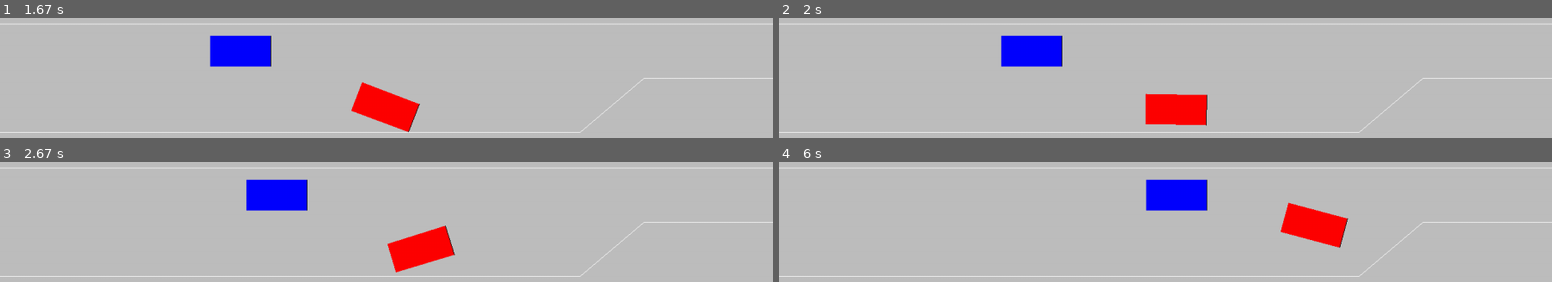
Above: before the commit, frames 1-4 (two rows, left to right).
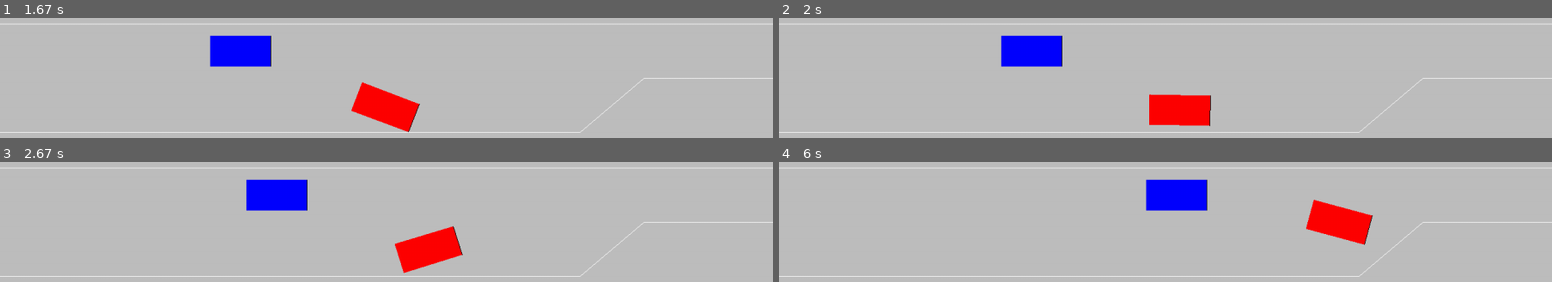
Above: after the commit, the same moments.

Repository: adi-012/iov-project
Game: pygame game, started from env.py
The game is run twice, just before and just after one commit, with the same random seed, the same clock (stepped at 60 frames per second) and the same inputs.
Inputs:
- Up to frame 1 (1.67 s): hold Right 0.33-0.8 s; hold Up 0.83-1.13 s; hold Right 1.17-1.63 s
- Up to frame 2 (2 s): hold Left from 1.67 s (still down)
- Up to frame 3 (2.67 s): release Left at 2.2 s; hold Down 2.23-2.53 s; hold Left from 2.57 s (still down)
- Up to frame 4 (6 s): release Left at 2.97 s; hold Up 3-3.37 s; hold Right 3.4-4.03 s; hold Down 4.07-4.43 s; hold Left 4.47-4.93 s; hold Right 4.97-5.43 s; hold Up 5.47-5.77 s; hold Right from 5.8 s (still down)

Frame 1 is identical in both runs. In frame 2, 0.4% of the frame differs, in the area x 47-56%, y 62-90%; in frame 3, 0.9%; in frame 4, 2.4%, in the area x 64-77%, y 31-72%.

Commit message:
changed acceleration dynamics

Diff:
--- a/env.py
+++ b/env.py
@@ -33,14 +33,16 @@
   def get_coordinates(self):
     return self.get_transformed_points(self.origin['x'], self.origin['y'])
 
-  def accelerate(self):
-    print(self.speed)
-    if (self.count < 5):
+  def accelerate(self, direction):
+    if (self.count < 5 and direction > 0):
       self.count +=1
+    elif (self.count > -5 and direction < 0):
+      self.count -=1
+
     if self.last_update_time == None:
       last_update_time = time.time()
       self.speed += self.count
-      self.speed = min(200, self.speed)
+      self.speed = max(min(200, self.speed), 0)
       self.count = 0
       return
 
@@ -49,7 +51,7 @@
     if (self.last_update_time - cur_time >= 1):
       last_update_time = time.time()
       self.speed += self.count
-      self.speed = min(200, self.speed)
+      self.speed = max(min(200, self.speed), 0)
       self.count = 0
 
   def check_collisions(self, rect=None):
@@ -155,8 +157,10 @@
     v1.turn(1)
   if keys[pygame.K_LEFT]:
     v1.turn(-1)
-  if keys[pygame.K_r]:
-    v1.accelerate()
+  if keys[pygame.K_UP]:
+    v1.accelerate(1)
+  if keys[pygame.K_DOWN]:
+    v1.accelerate(-1)
 
   v2.move(1)
   v1.move(1)
